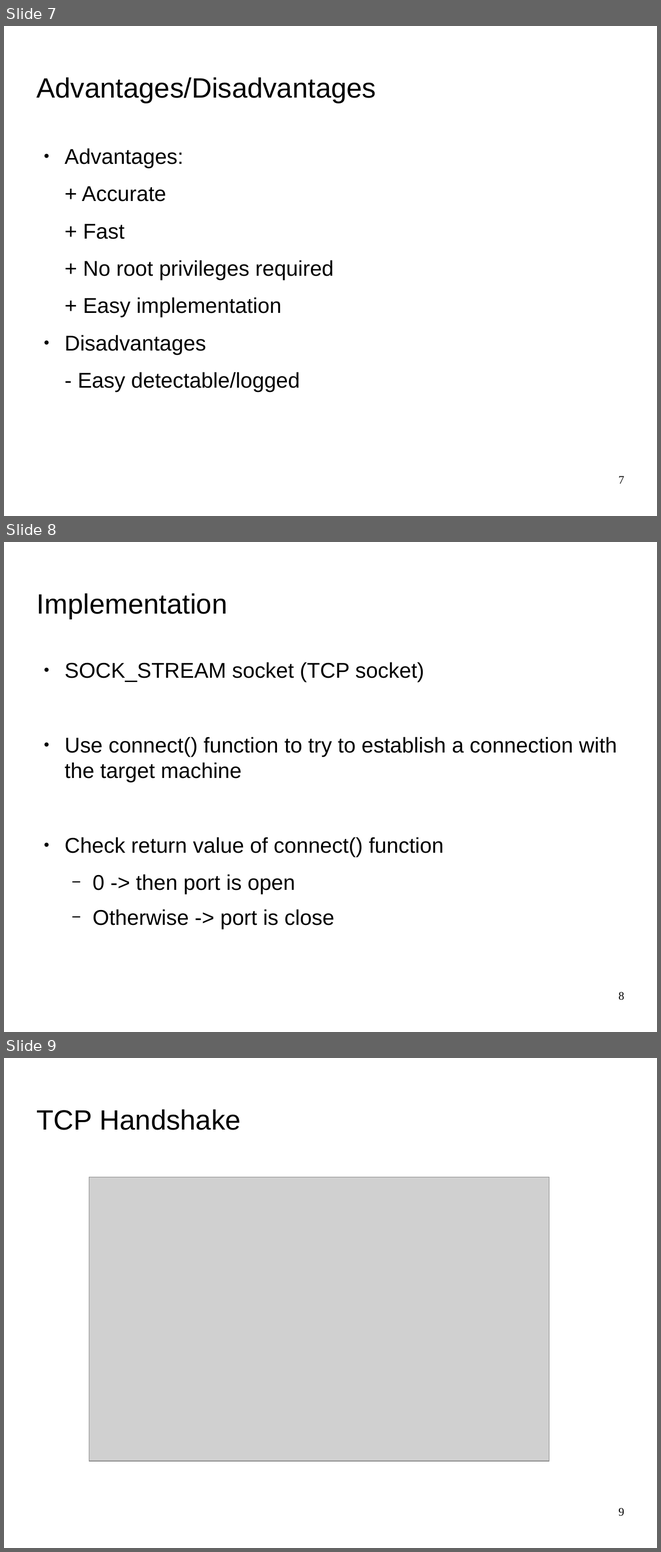
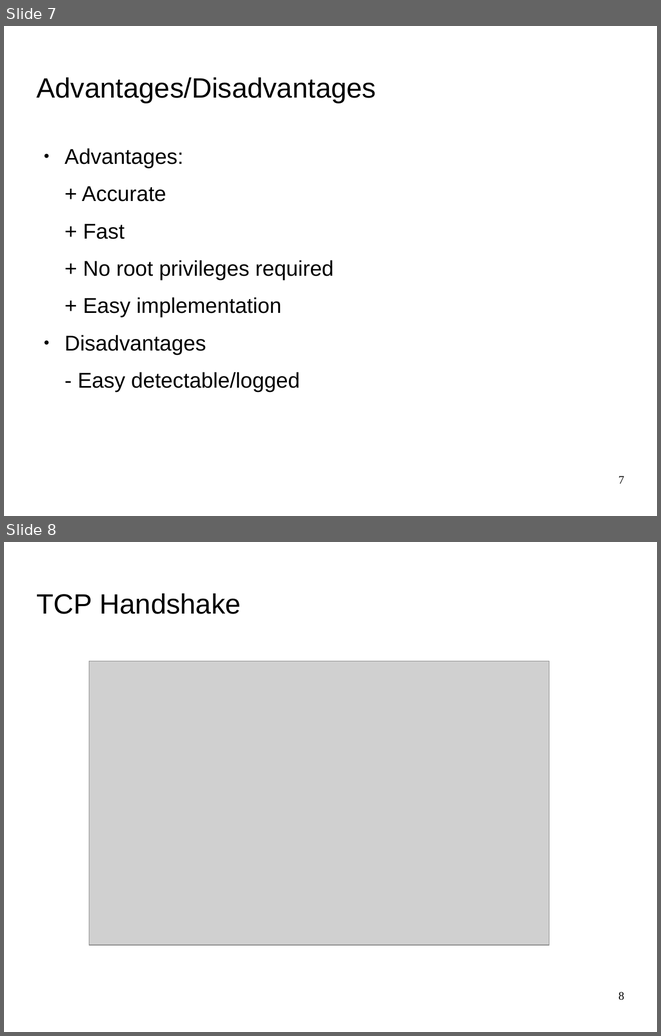
Before and after one commit to herrBez/PortScanner, a slide deck: slides/presentation.odp. Shown one above the other, each under a label of ours: slides 7, 8 and 9 before the commit, slides 7 and 8 after it. The pictures are 661x1552 and 661x1036 pixels, drawn with LibreOffice and Linux fonts; fonts in the diff are those of the drawing; grey boxes stand for pictures; background and template pictures are left out. Boxes give left, top, right and bottom in pixels: in the first picture for what was removed or moved away, otherwise in the second. Text is boxed around its words. In the diff, an @@ line names an element or a change of style, - is before the commit and + after.

```diff
--- a/slides/presentation.odp
+++ b/slides/presentation.odp
@@ slide 8 removed at (x1=4, y1=542, x2=657, y2=1032), background picture (left out) @@
@@ title removed at (x1=37, y1=593, x2=228, y2=619) @@
-Implementation
@@ text removed at (x1=64, y1=662, x2=617, y2=929) @@
-● SOCK_STREAM socket (TCP socket)
-● Use connect() function to try to establish a connection with the target machine
-● Check return value of connect() function
-  − 0 -> then port is open
-  − Otherwise -> port is close
@@ page number removed at (x1=618, y1=991, x2=624, y2=1000) @@
-8
@@ what was slide 9 is now slide 8 @@
@@ page number at (x1=618, y1=991, x2=624, y2=1000): text changed @@
-9
+8
```
Also in this commit, not shown: 4 slides changed, 3 other files.
